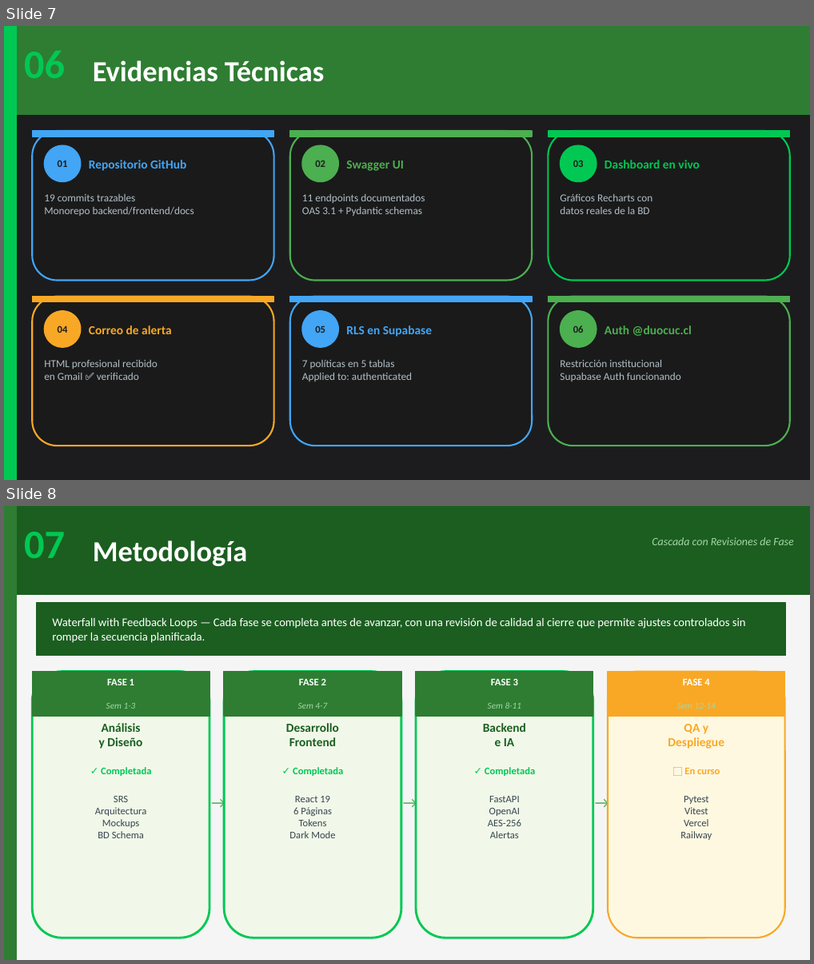
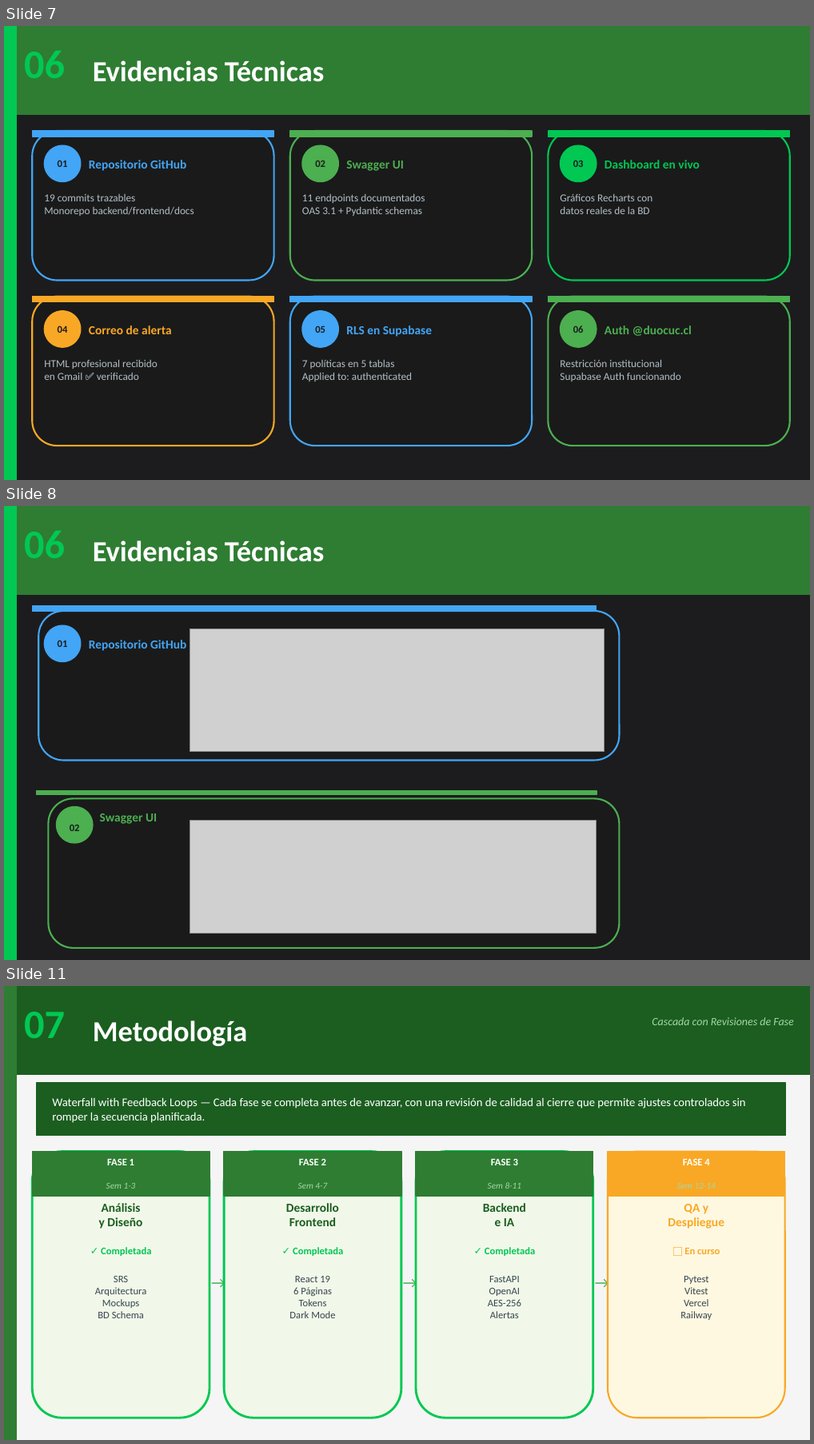
Before and after one commit to 19841980/MindCheck-AI-Capstone, a slide deck: docs/Fase2/Evidencias Proyecto/Tobar_Nataly_MindCheckAI_Presentacion_Capstone.pptx. Shown one above the other, each under a label of ours: slides 7 and 8 before the commit, slides 7, 8 and 11 after it; the slides between them are not shown. The pictures are 814x964 and 814x1444 pixels, drawn with LibreOffice and Linux fonts; fonts in the diff are those of the drawing; grey boxes stand for pictures. Boxes give left, top, right and bottom in pixels: in the first picture for what was removed or moved away, otherwise in the second. Text is boxed around its words. In the diff, an @@ line names an element or a change of style, - is before the commit and + after.

```diff
--- a/docs/Fase2/Evidencias Proyecto/Tobar_Nataly_MindCheckAI_Presentacion_Capstone.pptx
+++ b/docs/Fase2/Evidencias Proyecto/Tobar_Nataly_MindCheckAI_Presentacion_Capstone.pptx
@@ slide 8 added at bbox=[4, 506, 810, 960], background #1C1C1E @@
@@ rectangle added at bbox=[4, 506, 810, 595], fill #2E7D32, outline #2E7D32 1 pt @@
@@ rectangle added at bbox=[4, 506, 16, 959], fill #00C853, outline #00C853 1 pt @@
@@ text added at bbox=[93, 540, 324, 562], 26 pt, text #FFFFFF, bold @@
+Evidencias Técnicas
@@ rectangle added at bbox=[32, 606, 597, 612], fill #42A5F5, outline #42A5F5 1 pt @@
@@ rounded rectangle added at bbox=[38, 611, 619, 760], fill #1A1A1A, outline #42A5F5 1.5 pt @@
@@ ellipse added at bbox=[44, 625, 81, 662], fill #42A5F5, outline #42A5F5 1 pt @@
@@ text added at bbox=[58, 640, 68, 647], 9 pt, text #1C1C1E, bold @@
+01
@@ text added at bbox=[89, 640, 186, 651], 11 pt, text #42A5F5, bold @@
+Repositorio GitHub
@@ picture added at bbox=[190, 628, 605, 751] @@
@@ rectangle added at bbox=[36, 791, 597, 795], fill #4CAF50, outline #4CAF50 1 pt @@
@@ rounded rectangle added at bbox=[48, 798, 619, 947], fill #1A1A1A, outline #4CAF50 1.5 pt, 11 pt, text #4CAF50, bold @@
+Swagger UI
@@ ellipse added at bbox=[57, 807, 93, 843], fill #4CAF50, outline #4CAF50 1 pt @@
@@ text added at bbox=[70, 824, 80, 831], 9 pt, text #1C1C1E, bold @@
+02
@@ picture added at bbox=[190, 820, 597, 933] @@
@@ what was slide 8 is now slide 11 @@
```
Also in this commit, not shown: 3 slides changed, 2 other slides added, 21 other files.
